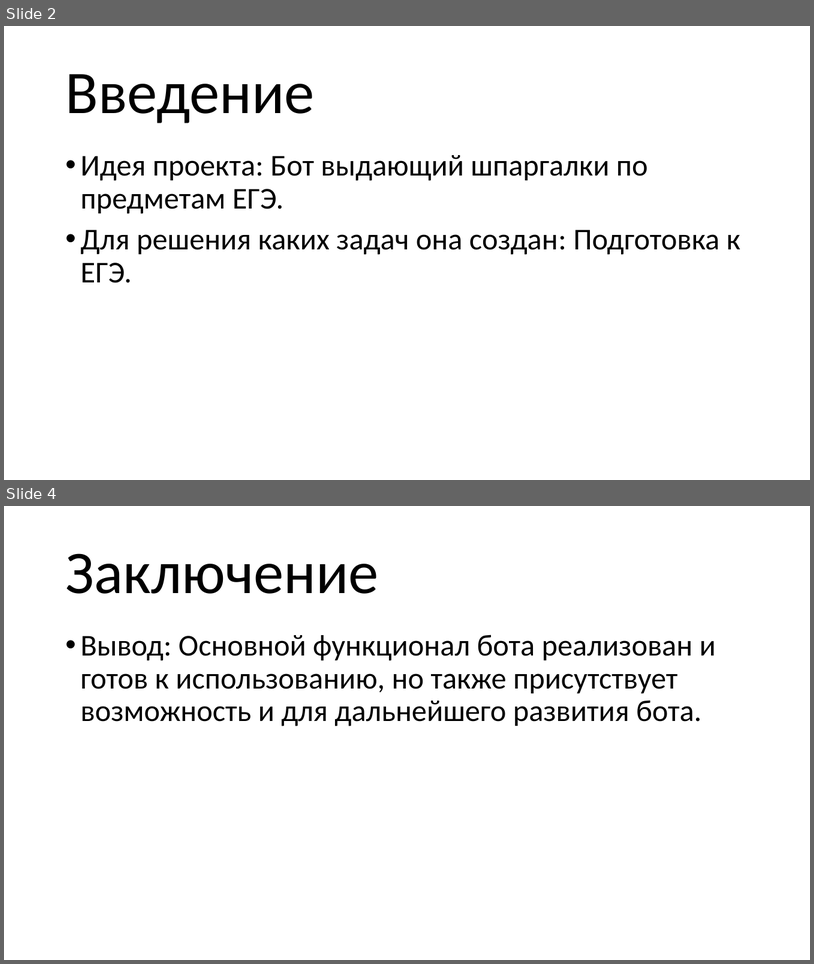
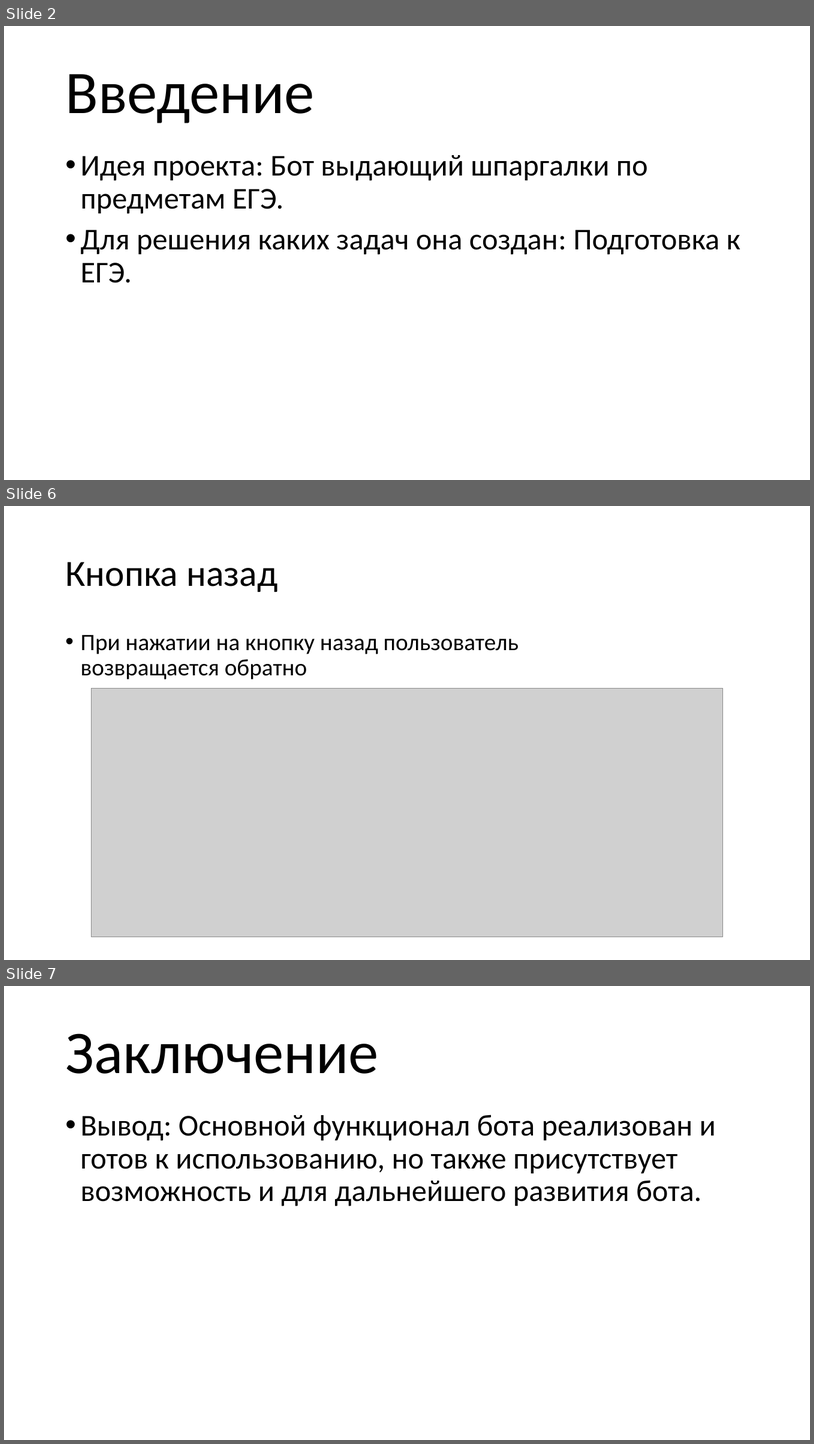
Before and after one commit to pikolala/yandex_project_3, a slide deck: презентация.pptx. Shown one above the other, each under a label of ours: slides 2 and 4 before the commit, slides 2, 6 and 7 after it; the slides between them are not shown. The pictures are 814x964 and 814x1444 pixels, drawn with LibreOffice and Linux fonts; fonts in the diff are those of the drawing; grey boxes stand for pictures. Boxes give left, top, right and bottom in pixels: in the first picture for what was removed or moved away, otherwise in the second. Text is boxed around its words. In the diff, an @@ line names an element or a change of style, - is before the commit and + after.

```diff
--- a/презентация.pptx
+++ b/презентация.pptx
@@ slide 6 added at <box>4,506,810,960</box>, background #FFFFFF @@
@@ title added at <box>65,562,278,592</box>, 44 pt, text #000000 @@
+Кнопка назад
@@ text added at <box>81,635,519,679</box>, 28 pt, text #000000 @@
+• При нажатии на кнопку назад пользователь возвращается обратно
@@ picture added at <box>92,688,723,937</box> @@
@@ what was slide 4 is now slide 7 @@
```
Also in this commit, not shown: 1 slide changed, 2 other slides added, 1 other file.
